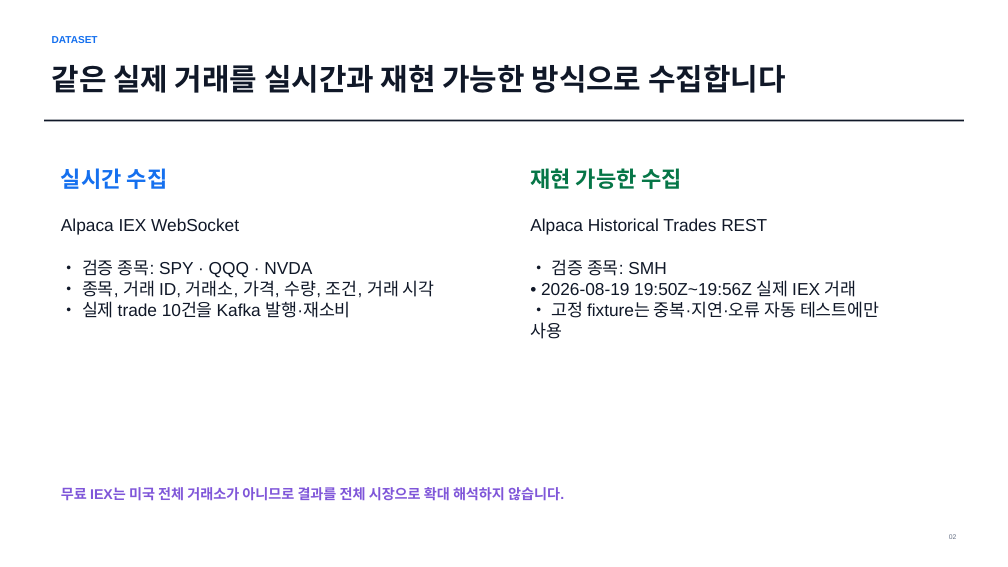
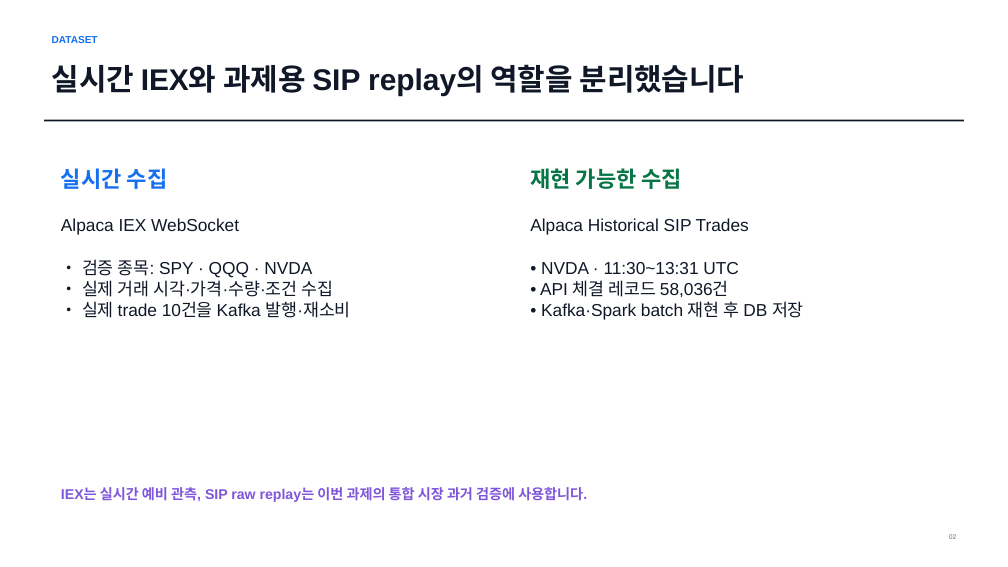
Before and after one commit to hjh6709/us-market-intelligence-pipeline, a slide deck: slide 2 of docs/presentation/us-market-pipeline-assignment.pptx. Drawn at 1008x567 pixels with LibreOffice and Linux fonts; fonts in the diff are those of the drawing. Boxes give left, top, right and bottom in pixels: in the first picture for what was removed or moved away, otherwise in the second. Text is boxed around its words. In the diff, an @@ line names an element or a change of style, - is before the commit and + after.

Commit message:
docs: refine kafka spark assignment evidence

```diff
--- a/docs/presentation/us-market-pipeline-assignment.pptx
+++ b/docs/presentation/us-market-pipeline-assignment.pptx
@@ text at (52, 64, 745, 95): text changed @@
-같은 실제 거래를 실시간과 재현 가능한 방식으로 수집합니다
+실시간 IEX와 과제용 SIP replay의 역할을 분리했습니다
@@ text at (530, 218, 804, 320): text changed @@
-Alpaca Historical Trades REST
-• 검증 종목: SMH
-• 2026-08-19 19:50Z~19:56Z 실제 IEX 거래
-• 고정 fixture는 중복·지연·오류 자동 테스트에만 사용
+Alpaca Historical SIP Trades
+• NVDA · 11:30~13:31 UTC
+• API 체결 레코드 58,036건
+• Kafka·Spark batch 재현 후 DB 저장
@@ text at (82, 277, 333, 297): text changed @@
-• 종목, 거래 ID, 거래소, 가격, 수량, 조건, 거래 시각
+• 실제 거래 시각·가격·수량·조건 수집
@@ text at (61, 487, 587, 502): text changed @@
-무료 IEX는 미국 전체 거래소가 아니므로 결과를 전체 시장으로 확대 해석하지 않습니다.
+IEX는 실시간 예비 관측, SIP raw replay는 이번 과제의 통합 시장 과거 검증에 사용합니다.
```
Also in this commit, not shown: 5 other slides changed, 7 other files.
